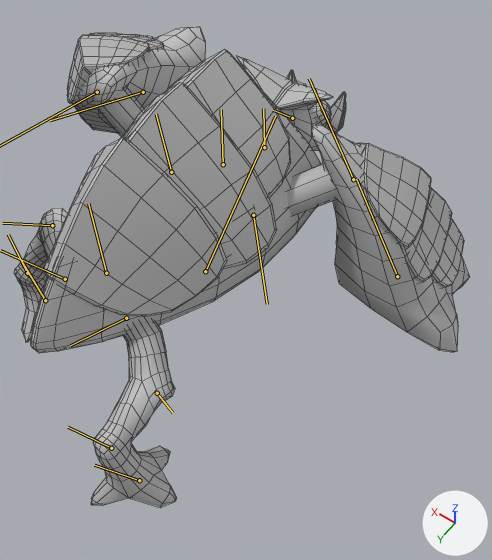
A saved change to the FBX model Assets/Game/Production/Enemies/Gigant/ANI_Gigant_Armor_Walk.fbx.
The view is the same before and after, from a camera (50 mm lens) standing at (-2.4, 2.76, 4.54) and looking at (-0.62, 0.28, 0.64). Arrows for +X, +Y and +Z are at lower right; the lights stay in place. Both versions are drawn at frame 82 of the action 'Take 001'; the numbers are the values there. The bones that bend it are drawn over the model as lines. Mesh edges are drawn as thin lines.

Names of what the first picture shows: 'Armor', 'Gigant_Armoured'.
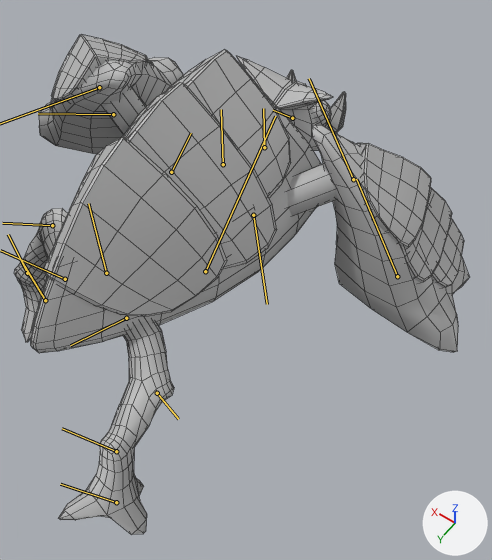
Patch to the scene script:
```diff
--- a/Assets/Game/Production/Enemies/Gigant/ANI_Gigant_Armor_Walk.fbx.py
+++ b/Assets/Game/Production/Enemies/Gigant/ANI_Gigant_Armor_Walk.fbx.py
@@ bone_shoulder_left_jnt @@
 bone_shoulder_left_jnt = bpy.data.objects['Armature'].pose.bones['Shoulder_Left_Jnt']  # child of 'Chest_Jnt'
-bone_shoulder_left_jnt.rotation_quaternion = (0.967, -0.097, 0.107, -0.211)  # degrees (-14, 10, -26)
+bone_shoulder_left_jnt.rotation_quaternion = (0.959, -0.194, 0.184, -0.097)  # degrees (-25, 18, -16)
@@ bone_elbow_left_jnt @@
 bone_elbow_left_jnt = bpy.data.objects['Armature'].pose.bones['Elbow_Left_Jnt']  # child of 'Shoulder_Left_Jnt'
-bone_elbow_left_jnt.rotation_quaternion = (0.996, -0.011, -0.088, -0.025)  # degrees (-1, -10, -3)
+bone_elbow_left_jnt.rotation_quaternion = (0.997, 0.006, 0.078, 0.024)  # degrees (1, 9, 3)
@@ bone_upperknee_right_jnt @@
 bone_upperknee_right_jnt = bpy.data.objects['Armature'].pose.bones['UpperKnee_Right_Jnt']  # child of 'Hip_Right_Jnt'
-bone_upperknee_right_jnt.rotation_quaternion = (0.889, 0.117, -0.236, -0.374)  # degrees (24, -19, -50)
+bone_upperknee_right_jnt.rotation_quaternion = (0.885, 0.029, -0.263, -0.383)  # degrees (16, -26, -51)
@@ bone_lowerknee_right_jnt @@
 bone_lowerknee_right_jnt = bpy.data.objects['Armature'].pose.bones['LowerKnee_Right_Jnt']  # child of 'UpperKnee_Right_Jnt'
-bone_lowerknee_right_jnt.rotation_quaternion = (1.0, 0.0, 0.018, -0.016)  # degrees (0, 2, -2)
+bone_lowerknee_right_jnt.rotation_quaternion = (0.951, 0.049, 0.23, -0.201)  # degrees (0, 27, -24)
```

Changed parts and their boxes (x1, y1, x2, y2) in the pictures (492 x 560 px):
'Armor', posed: before (44, 33, 464, 316); after (44, 35, 464, 316)
'Gigant_Armoured', posed: before (14, 27, 469, 507); after (14, 56, 469, 534)
bone 'Shoulder_Left_Jnt', root to tip: before (171, 172) to (156, 114); after (171, 172) to (191, 133)
bone 'UpperKnee_Right_Jnt', root to tip: before (157, 393) to (173, 413); after (157, 393) to (178, 419)
bone 'LowerKnee_Right_Jnt', root to tip: before (111, 448) to (68, 427); after (116, 451) to (62, 428)
